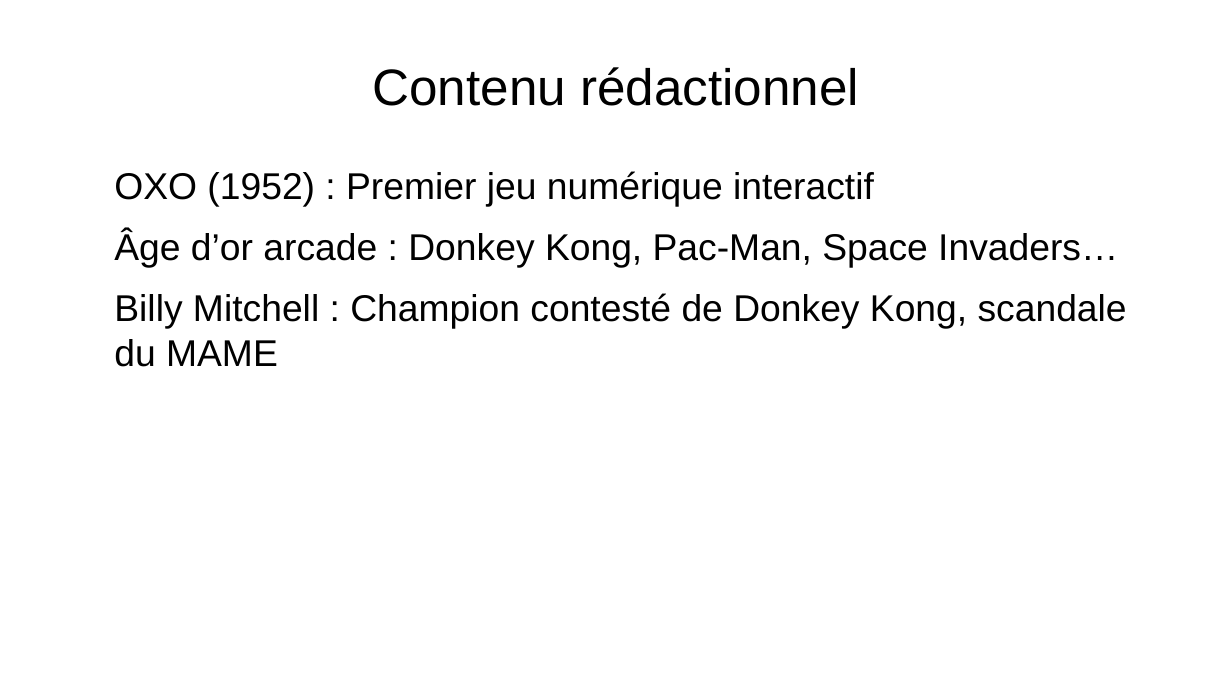
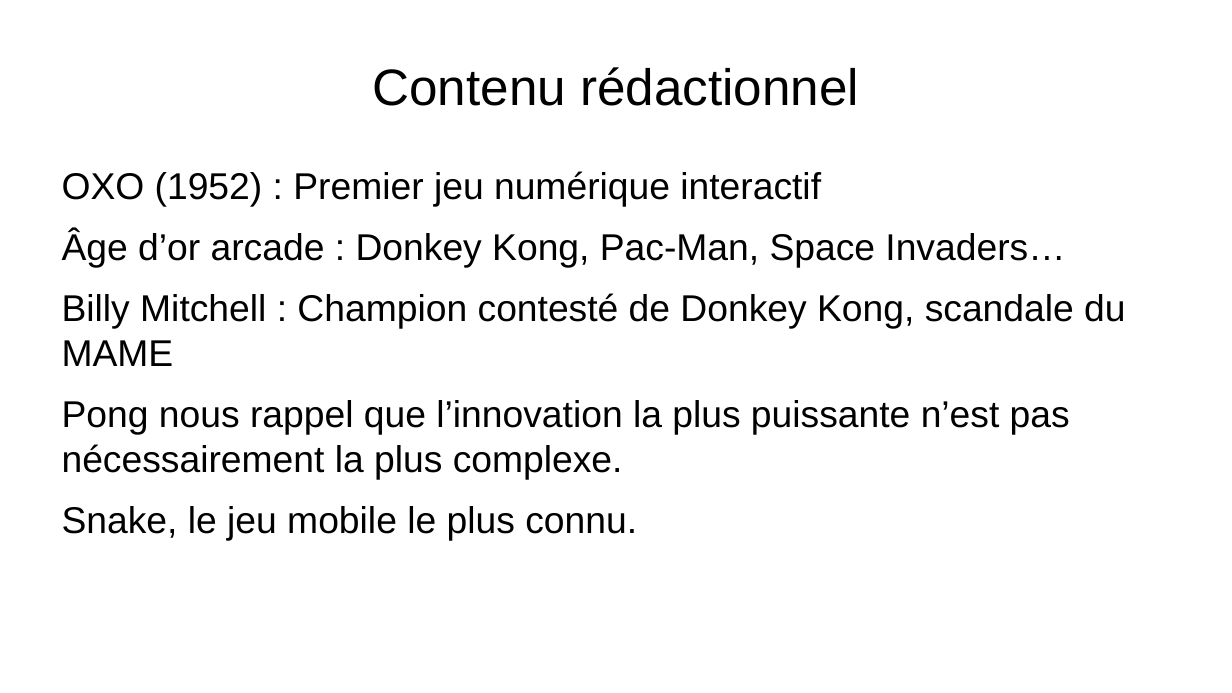
Before and after one commit to Cboukhal/projet_groupe, a slide deck: slide 11 of Document à rendre/powerpoint_prototype.odp (slide 12 before the commit). Drawn at 1232x693 pixels with LibreOffice and Linux fonts; fonts in the diff are those of the drawing; background and template pictures are left out. Boxes give left, top, right and bottom in pixels: in the first picture for what was removed or moved away, otherwise in the second. Text is boxed around its words. In the diff, an @@ line names an element or a change of style, - is before the commit and + after.

Commit message:
powerpoint

```diff
--- a/Document à rendre/powerpoint_prototype.odp
+++ b/Document à rendre/powerpoint_prototype.odp
@@ text at (62,171,1125,366): bullet ● to none @@
@@ text at (62,400,1070,541): paragraphs added @@
+Pong nous rappel que l’innovation la plus puissante n’est pas nécessairement la plus complexe.
+Snake, le jeu mobile le plus connu.
```
Also in this commit, not shown: 1 slide added, 2 slides removed, 1 other file.
